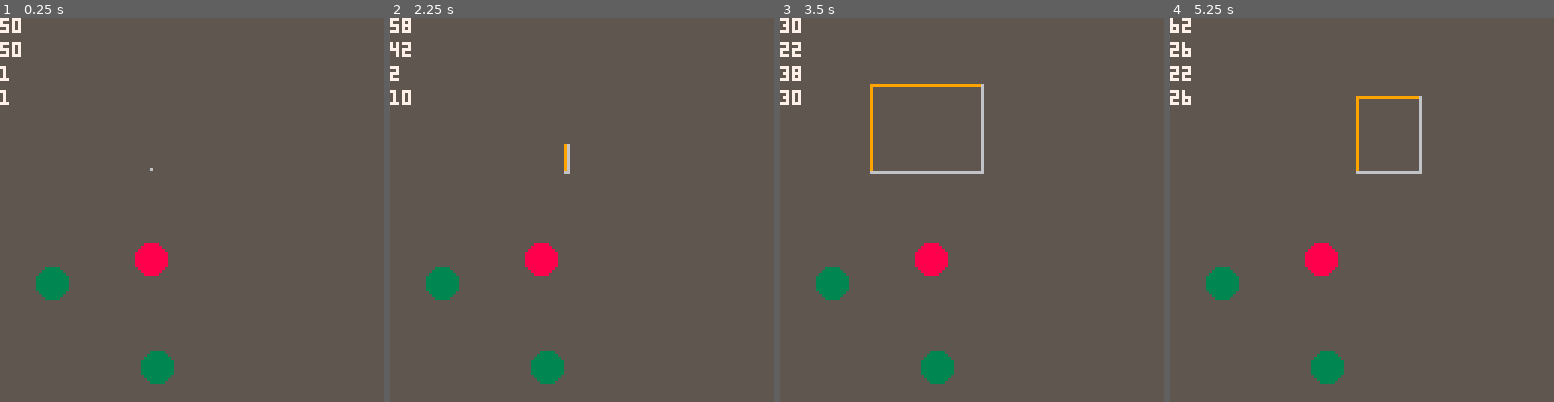
Above: before the commit, frames 1-4 (left to right).
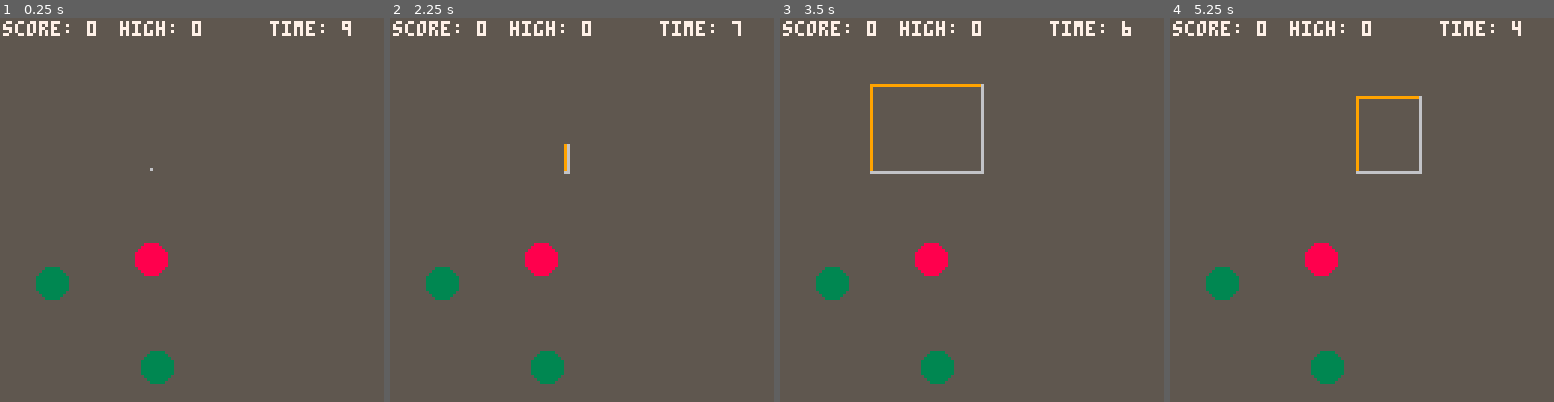
Above: after the commit, the same moments.

Repository: maxledlie/selectron-p8
Game: PICO-8 cartridge jammer.p8
Two runs of this game, one before a commit and one after it. Both use one fixed random seed, a clock stepped at 60 frames per second and the inputs below.
Inputs:
- Up to frame 1 (0.25 s): no input
- Up to frame 2 (2.25 s): tap X (X key) at 0.33, 1.07, 1.85 s; tap O (Z key) at 0.7, 1.7, 2.1 s; hold Right 1.6-2.1 s; hold Up from 2.15 s (still down)
- Up to frame 3 (3.5 s): release Up at 2.42 s; hold Right 2.47-3.03 s; tap O (Z key) at 2.5, 2.9, 3.3 s; tap X (X key) at 2.97 s; hold Left from 3.08 s (still down)
- Up to frame 4 (5.25 s): release Left at 3.58 s; hold Down 3.63-3.97 s; tap O (Z key) every 0.4 s from 3.7 to 4.9 s; hold Right 4.02-4.68 s; tap X (X key) at 4.08, 5.2 s; hold Up 4.73-5.03 s; hold Left from 5.08 s (still down)

The runs differ from the first frame. In frame 1, 1.3% of the frame differs, in the area x 0-92%, y 0-23%; in frame 2, 1.4%; in frame 3, 1.5%; in frame 4, 1.5%.

Commit message:
Scores and high scores and timer
Co-authored-by: Sasha Mishkin <sasha-of-the-pixels@users.noreply.github.com>

Diff:
--- a/jammer.p8
+++ b/jammer.p8
@@ -3,6 +3,10 @@
 version 42
 
 __lua__
+
+function _init()
+    cartdata("rcjam_selectron_0_0_0")
+end
 
 LEFT = 0
 RIGHT = 1
@@ -11,9 +15,12 @@
 Z = 4
 X = 5
 
+DT = 1. / 30.
+
 -- GAMEPLAY CONSTANTS
 MIN_SIZE = 2
 SPEED = 4
+TIME_LIMIT = 10
 
 -- GLOBAL STATE
 x = 50
@@ -28,8 +35,19 @@
     },
     bad_dots = {
         { x = 50, y = 80, age = 2.00 },
-    }
+    },
+    score = 0,
+    time_remaining = TIME_LIMIT
 }
+
+function state_reset()
+    state = {
+        good_dots = {},
+        bad_dots = {},
+        score = 0,
+        time_remaining = TIME_LIMIT
+    }
+end
 
 -- TYPES
 function box_new(x, y, width, height)
@@ -101,7 +119,42 @@
     return false
 end
 
+function calculate_score(boxlets)
+    num_good_selected = 0
+    num_bad_selected = 0
+    good_leftover = {}
+    bad_leftover = {}
+    for i, dot in ipairs(state.good_dots) do
+        if (is_selected(dot.x, dot.y, boxlets)) then
+            num_good_selected += 1
+        else
+            add(good_leftover, dot)
+        end
+    end
+    state.good_dots = good_leftover
+
+    for i, dot in ipairs(state.bad_dots) do
+        if (is_selected(dot.x, dot.y, boxlets)) then
+            num_bad_selected += 1
+        else
+            add(bad_leftover, dot)
+        end
+    end
+    state.bad_dots = bad_leftover
+
+    state.score += num_good_selected*num_good_selected
+               - 2*num_bad_selected*num_bad_selected
+end
+
 function _draw()
+    state.time_remaining -= DT
+    if state.time_remaining <= 0 then
+        if state.score > dget(0) then
+            dset(0, state.score)
+        end
+
+        state_reset()
+    end
 
     if not btn(Z) then
         if (btn(LEFT)) x = x - SPEED
@@ -187,12 +240,21 @@
         end
     end
 
+    -- score calculation stuff
+    if btnp(X) then
+        calculate_score(boxlets)
+    end
+
     -- Debug info
     color(7)
-    print(x, 0, 0)
-    print(y, 0, 8)
-    print(width, 0, 16)
-    print(height, 0, 24)
+    -- print(x, 0, 0)
+    -- print(y, 0, 8)
+    -- print(width, 0, 16)
+    -- print(height, 0, 24)
+    print("score: "..state.score, 1, 1)
+    print("high: "..dget(0), 40, 1)
+    local display_time = max(0, flr(state.time_remaining))
+    print("time: "..display_time, 90, 1)
 end
 
 function draw_dots()
